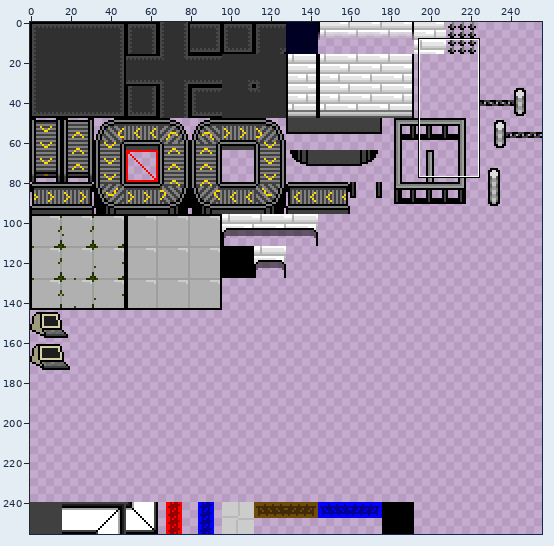
Sprite sheet, stored at Assets/Maps/tileset.png. Above: a wide view before the commit, with the close-up outlined.
Close-up. Earlier state:
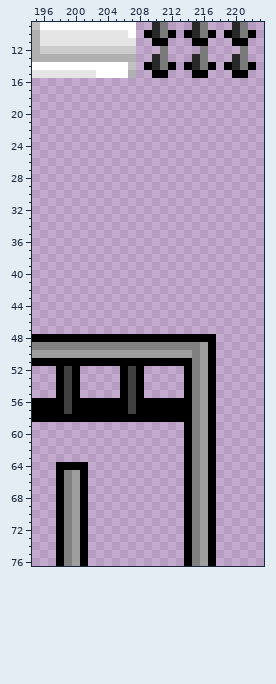
The file is 256x256 pixels. Colours within 5 levels of each other are drawn and written as one. Shown: x 195..223, y 9..76.
Now the later version:
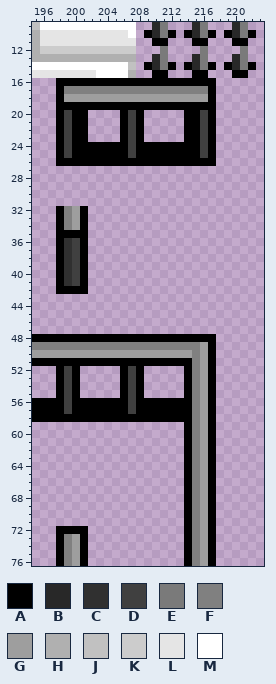
Palette (. is transparent): A #000000  B #282828  C #303030  D #404040  E #7a7a7a  F #808080  G #9e9e9e  H #b0b0b0  J #c1c1c1  K #cccccc  L #e5e5e5  M #ffffff
Changes in this commit:
@@ x 195..223 @@
 15 LLLLLLLLMMMMH..AA...AA...AA..
-16 .............................
-17 .............................
-18 .............................
-19 .............................
-20 .............................
-21 .............................
-22 .............................
-23 .............................
-24 .............................
-25 .............................
-26 .............................
+16 ...AAAAAAAAAAAAAAAAAAAA......
+17 ...AFFFFFFFFFFFFFFFFFFA......
+18 ...AGGGGGGGGGGGGGGGGGGA......
+19 ...AAAAAAAAAAAAAAAAAAAA......
+20 ...ADAA....ADA.....AADA......
+21 ...ADAA....ADA.....AADA......
+22 ...ADAA....ADA.....AADA......
+23 ...ADAA....ADA.....AADA......
+24 ...ADAAAAAAADAAAAAAAADA......
+25 ...ADAAAAAAADAAAAAAAADA......
+26 ...AAAAAAAAAAAAAAAAAAAA......
 27 .............................
@@ x 196..203 @@
 31 ........
-32 ........
-33 ........
-34 ........
-35 ........
-36 ........
-37 ........
-38 ........
-39 ........
-40 ........
-41 ........
-42 ........
+32 ..AFGA..
+33 ..AFGA..
+34 ..AFGA..
+35 ..AAAA..
+36 ..ACDA..
+37 ..ACDA..
+38 ..ACDA..
+39 ..ACDA..
+40 ..ACDA..
+41 ..ACDA..
+42 ..AAAA..
 43 ........
@@ x 196..203 @@
 63 ........
-64 ..AAAA..
-65 ..AFGA..
-66 ..AFGA..
-67 ..AFGA..
-68 ..AFGA..
-69 ..AFGA..
-70 ..AFGA..
-71 ..AFGA..
-72 ..AFGA..
+64 ........
+65 ........
+66 ........
+67 ........
+68 ........
+69 ........
+70 ........
+71 ........
+72 ..AAAA..
 73 ..AFGA..
Where, in picture pixels (left, top, right, bottom), the same in both close-ups:
added: (56, 78, 216, 166)
added: (56, 206, 88, 294)
changed: (56, 462, 88, 534)
